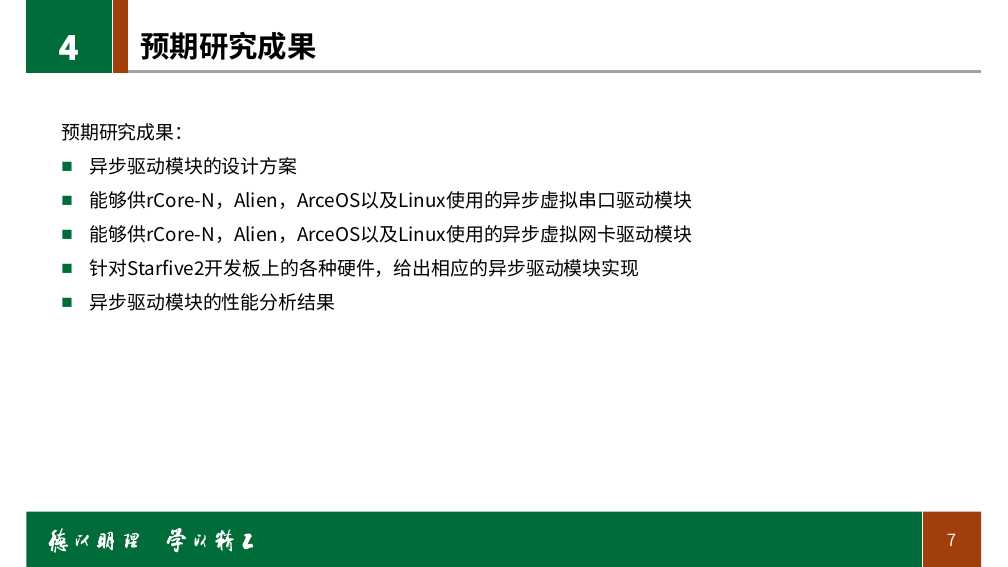
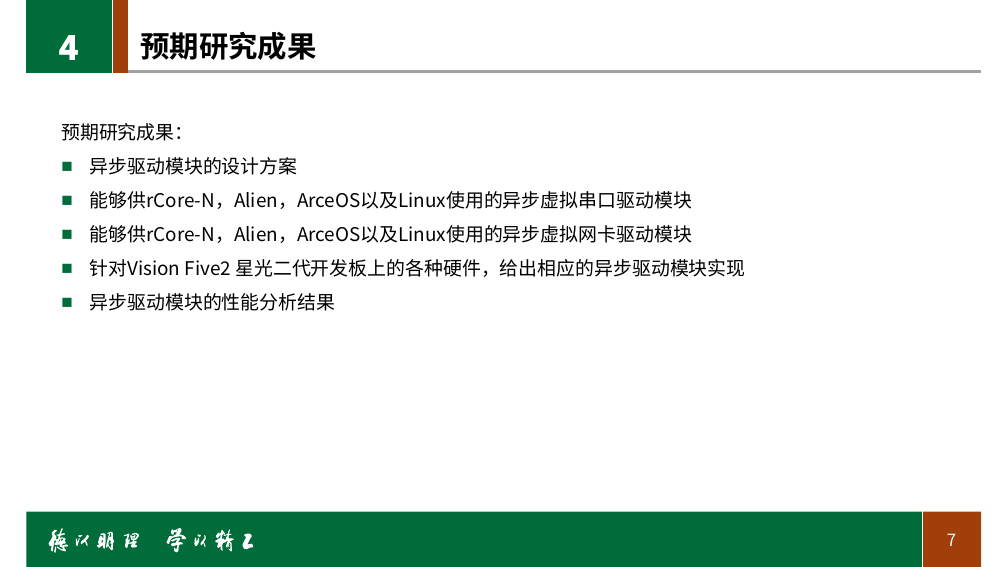
Before and after one commit to BITcyman/Rust-os-learning, a slide deck: slide 7 of report/毕业设计开题报告.pptx. Drawn at 1008x567 pixels with LibreOffice and Linux fonts; fonts in the diff are those of the drawing; background and template pictures are left out. Boxes give left, top, right and bottom in pixels: in the first picture for what was removed or moved away, otherwise in the second. Text is boxed around its words. In the diff, an @@ line names an element or a change of style, - is before the commit and + after.

```diff
--- a/report/毕业设计开题报告.pptx
+++ b/report/毕业设计开题报告.pptx
@@ text at bbox=[90, 259, 745, 277]: text changed @@
-■ 针对Starfive2开发板上的各种硬件，给出相应的异步驱动模块实现
+■ 针对Vision Five2 星光二代开发板上的各种硬件，给出相应的异步驱动模块实现
```
Also in this commit, not shown: 2 other slides changed, 5 other files.
